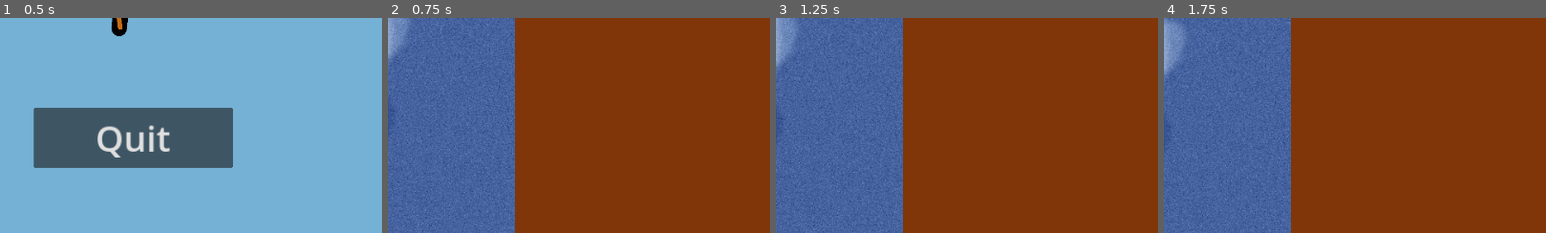
Above: before the commit, frames 1-4 (left to right).
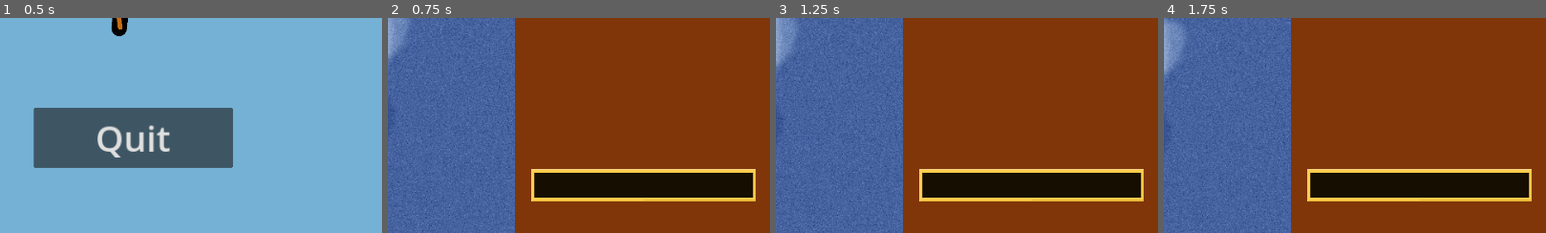
Above: after the commit, the same moments.

Repository: ConradBelaire/Shmup
Game: Godot game, scene res://Scenes/MainMenu.tscn
The game is run twice, just before and just after one commit, with the same random seed, the same clock (stepped at 60 frames per second) and the same inputs.
Inputs:
- Up to frame 1 (0.5 s): no input
- Up to frame 2 (0.75 s): click "Start" at 0.5 s
- Up to frame 3 (1.25 s): no input
- Up to frame 4 (1.75 s): hold D (right) from 1.28 s (still down); hold J (fire) from 1.28 s (still down)
The pictures show only the part of the screen within x 50-100%, y 50-100%; the shares and areas given below are measured in that part.

Frame 1 is identical in both runs. In frame 2, 8.9% of the frame differs, in the area x 37-97%, y 70-86%; in frame 3, 8.9%; in frame 4, 8.9%.

Commit message:
UI for super bar

Diff:
--- a/Scenes/UI.tscn
+++ b/Scenes/UI.tscn
@@ -1,7 +1,10 @@
-[gd_scene load_steps=4 format=3 uid="uid://b2q7nbgaodwcx"]
+[gd_scene load_steps=7 format=3 uid="uid://b2q7nbgaodwcx"]
 
 [ext_resource type="Script" path="res://Scripts/UI.gd" id="1_064id"]
 [ext_resource type="Texture2D" uid="uid://b2orberuh3g17" path="res://Sprites/ship2.png" id="1_x8pis"]
+[ext_resource type="Texture2D" uid="uid://2k0lv0bajdk6" path="res://Sprites/Superbar Under.png" id="3_16of0"]
+[ext_resource type="Texture2D" uid="uid://m40ty7qihx7q" path="res://Sprites/Superbar Over.png" id="4_uay6o"]
+[ext_resource type="Texture2D" uid="uid://cw85oemxagmst" path="res://Sprites/Superbar Fill.png" id="5_43jkr"]
 
 [sub_resource type="LabelSettings" id="LabelSettings_bo506"]
 font_size = 46
@@ -33,6 +36,7 @@
 
 [node name="VBox" type="VBoxContainer" parent="Margin"]
 layout_mode = 2
+theme_override_constants/separation = 650
 
 [node name="Lives" type="HBoxContainer" parent="Margin/VBox"]
 layout_mode = 2
@@ -51,3 +55,10 @@
 layout_mode = 2
 text = "9"
 label_settings = SubResource("LabelSettings_bo506")
+
+[node name="TextureProgressBar" type="TextureProgressBar" parent="Margin/VBox"]
+layout_mode = 2
+texture_under = ExtResource("3_16of0")
+texture_over = ExtResource("4_uay6o")
+texture_progress = ExtResource("5_43jkr")
+texture_progress_offset = Vector2(8, 0)
Binary file added: Sprites/Superbar Fill.png
Not shown, added: Sprites/Superbar Fill.png.import
Binary file added: Sprites/Superbar Over.png
Not shown, added: Sprites/Superbar Over.png.import
Binary file added: Sprites/Superbar Under.png
Not shown, added: Sprites/Superbar Under.png.import
